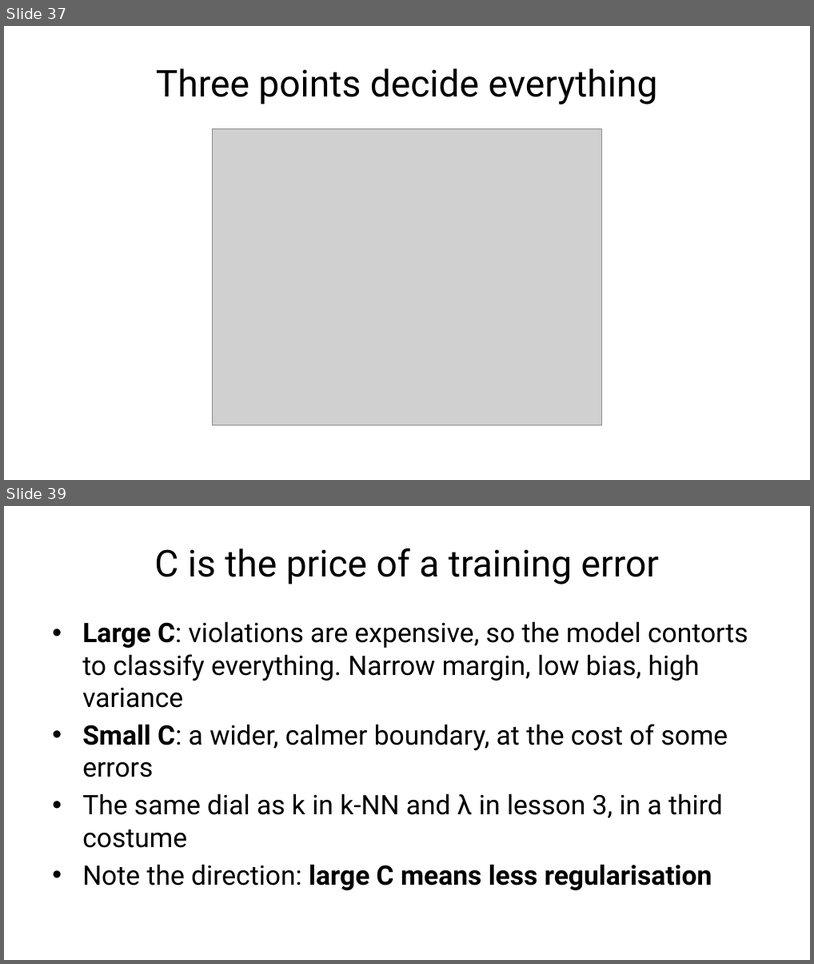
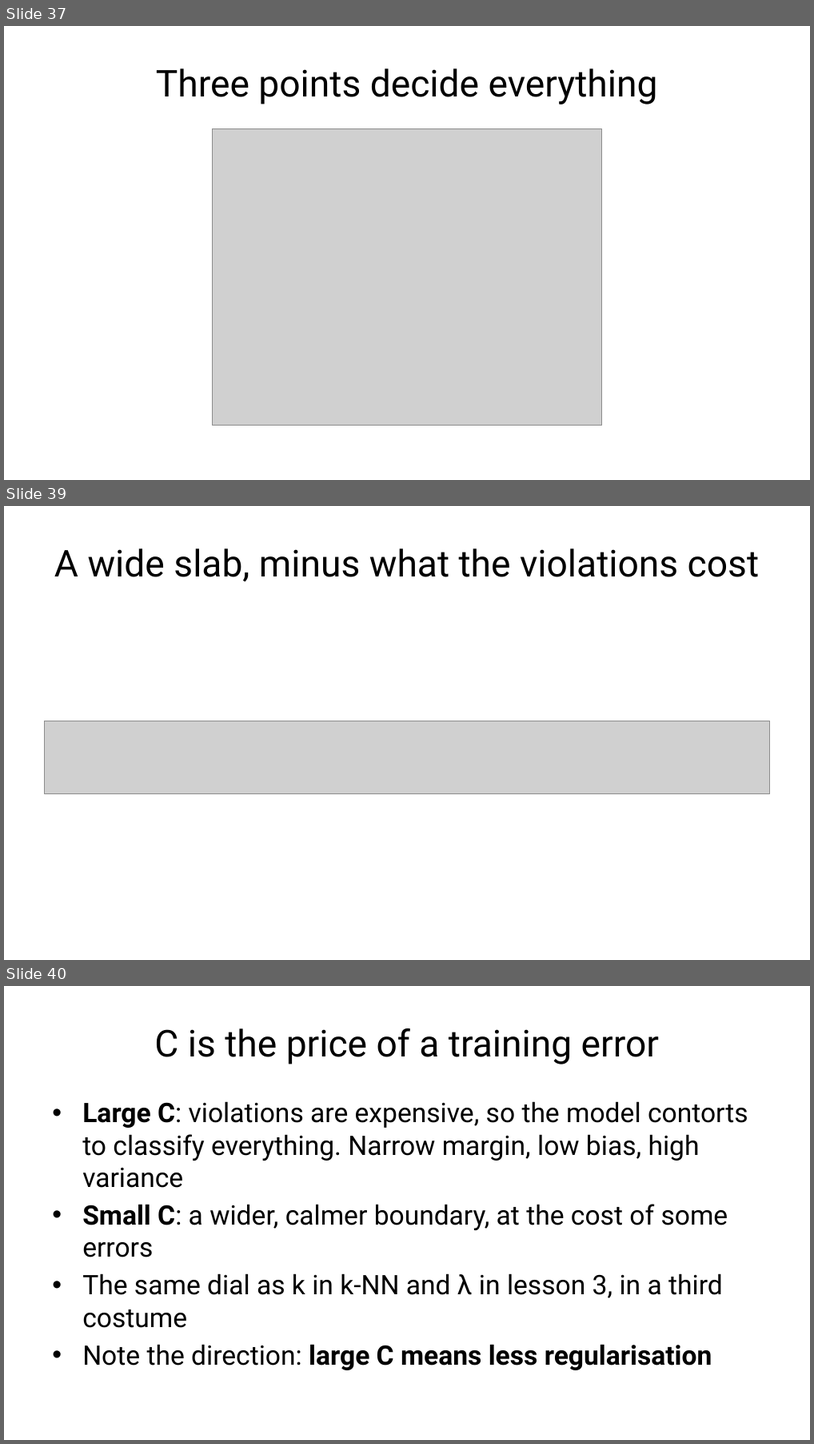
Before and after one commit to fabioantonini/technologies-for-artificial-intelligence, a slide deck: Lessons/06_knn_naive_bayes_svm/Slides/knn_naive_bayes_svm_slides.pptx. Shown one above the other, each under a label of ours: slides 37 and 39 before the commit, slides 37, 39 and 40 after it; the slides between them are not shown. The pictures are 814x964 and 814x1444 pixels, drawn with LibreOffice and Linux fonts; fonts in the diff are those of the drawing; grey boxes stand for pictures; background and template pictures are left out. Boxes give left, top, right and bottom in pixels: in the first picture for what was removed or moved away, otherwise in the second. Text is boxed around its words. In the diff, an @@ line names an element or a change of style, - is before the commit and + after.

```diff
--- a/Lessons/06_knn_naive_bayes_svm/Slides/knn_naive_bayes_svm_slides.pptx
+++ b/Lessons/06_knn_naive_bayes_svm/Slides/knn_naive_bayes_svm_slides.pptx
@@ slide 39 added at bbox=[4, 506, 810, 960], background #FFFFFF @@
@@ title added at bbox=[54, 548, 759, 582], 33 pt, text #1A1A1A @@
+A wide slab, minus what the violations cost
@@ picture added at bbox=[44, 720, 770, 793] @@
@@ what was slide 39 is now slide 40 @@
```
Also in this commit, not shown: 1 slide changed, 14 other files.
